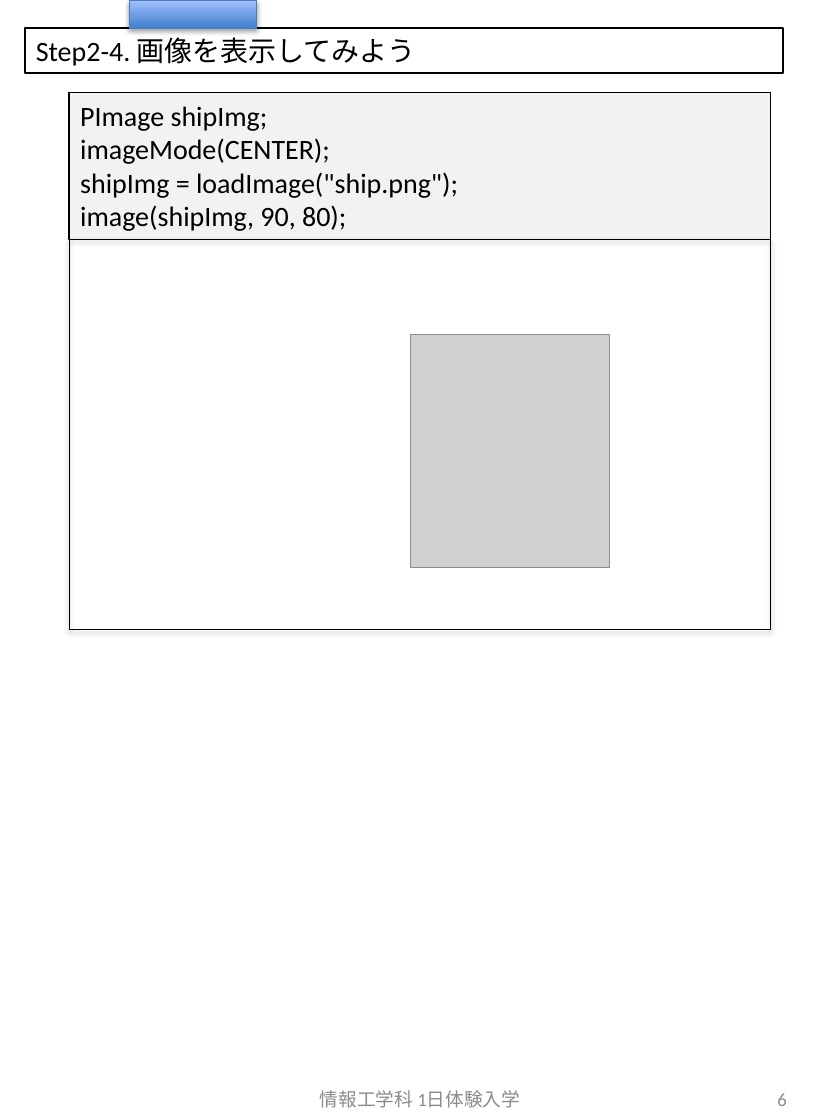
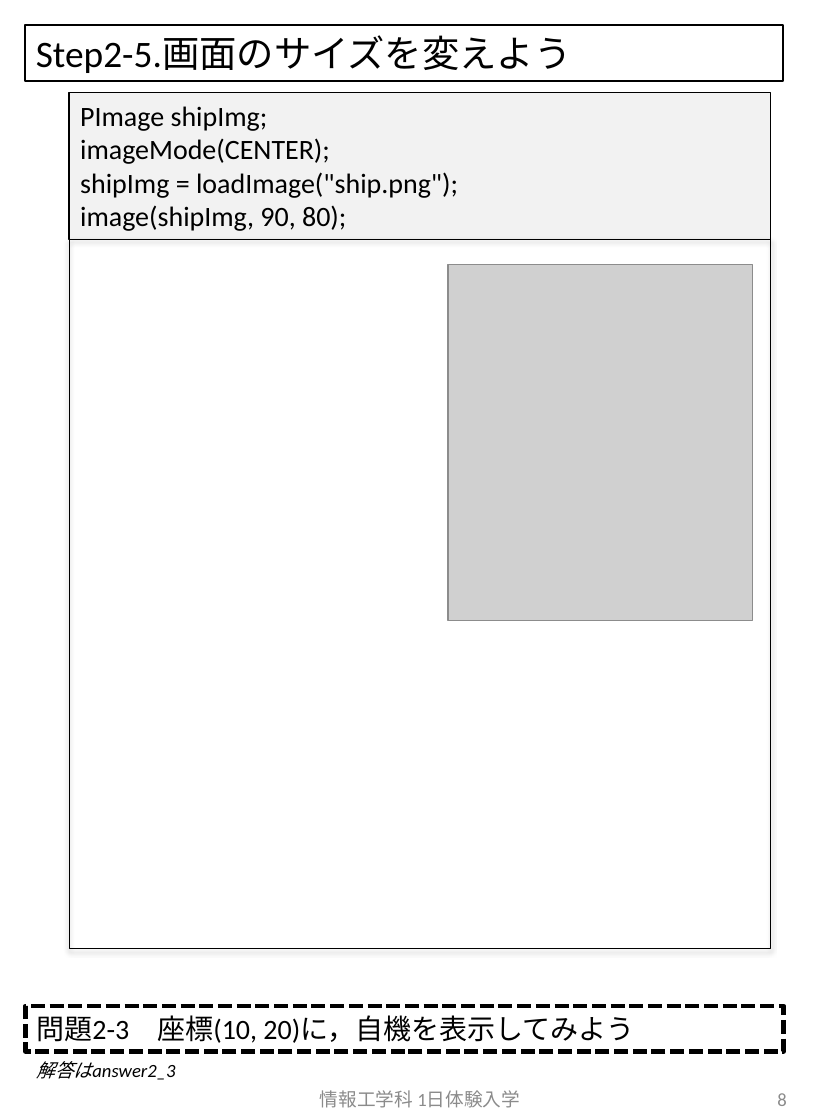
Before and after one commit to crotsu/ShootingGame_Taiken, a slide deck: slide 8 of Document/body.pptx (slide 6 before the commit). Drawn at 840x1120 pixels with LibreOffice and Linux fonts; fonts in the diff are those of the drawing; grey boxes stand for pictures. Boxes give left, top, right and bottom in pixels: in the first picture for what was removed or moved away, otherwise in the second. Text is boxed around its words. In the diff, an @@ line names an element or a change of style, - is before the commit and + after.

```diff
--- a/Document/body.pptx
+++ b/Document/body.pptx
@@ rectangle "Step2-5.画面のサイズを変えよう": place and size @@
-rectangle "Step2-5.画面のサイズを変えよう" at bbox=[25, 28, 783, 73]
+rectangle "Step2-5.画面のサイズを変えよう" at bbox=[25, 25, 783, 81]
@@ rectangle removed at bbox=[129, 0, 256, 28] @@
@@ text in rectangle at bbox=[36, 36, 572, 73]: text changed; size 18 to 24 pt @@
-Step2-4. 画像を表示してみよう
+Step2-5.画面のサイズを変えよう
@@ rectangle: place and size @@
-rectangle at bbox=[69, 240, 771, 629]
+rectangle at bbox=[69, 240, 771, 949]
@@ picture: place and size @@
-picture at bbox=[411, 335, 610, 568]
+picture at bbox=[448, 264, 753, 620]
@@ rectangle added at bbox=[26, 1006, 784, 1051], outline #000000 3 pt dashed, 18 pt, text #000000 @@
+問題2-3 座標(10, 20)に，自機を表示してみよう
@@ text added at bbox=[36, 1061, 175, 1080], 12 pt, text #000000, italic @@
+解答はanswer2_3
@@ page number at bbox=[777, 1093, 786, 1106]: text changed @@
-6
+8
```
Also in this commit, not shown: 5 other slides changed, 5 slides added, 9 other files.
